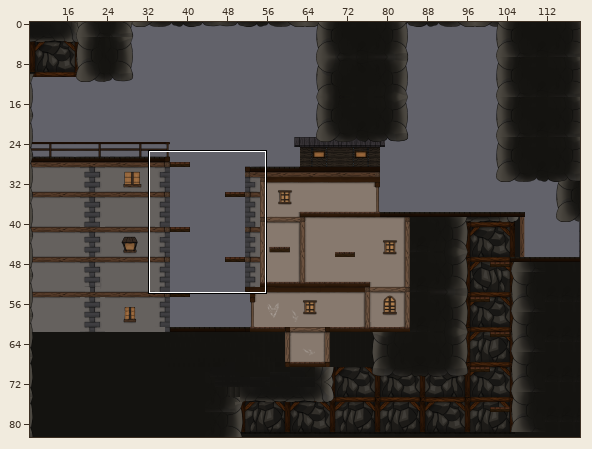
An edit to a level. Tiled map, assets/tiles/level_Part_3.tmx. The picture above shows the old version from afar; the outline marks the close-up.
Close-up. Old version:
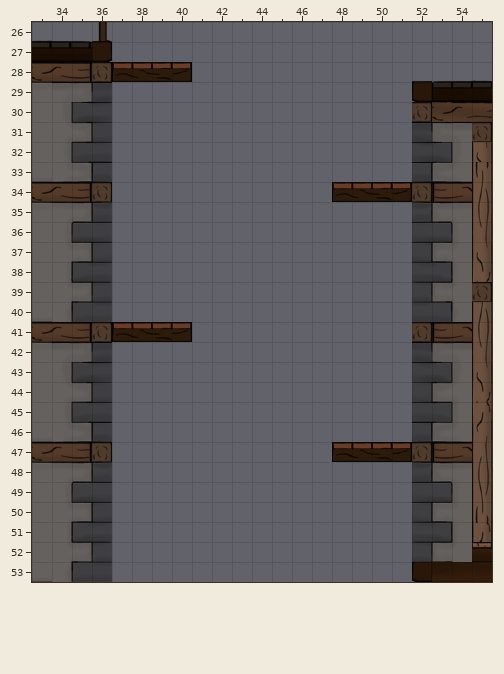
Cells are 32x32 px. Shown: x 33..55, y 26..53. The commit also changed other parts of the map, which this record leaves out.
The result:
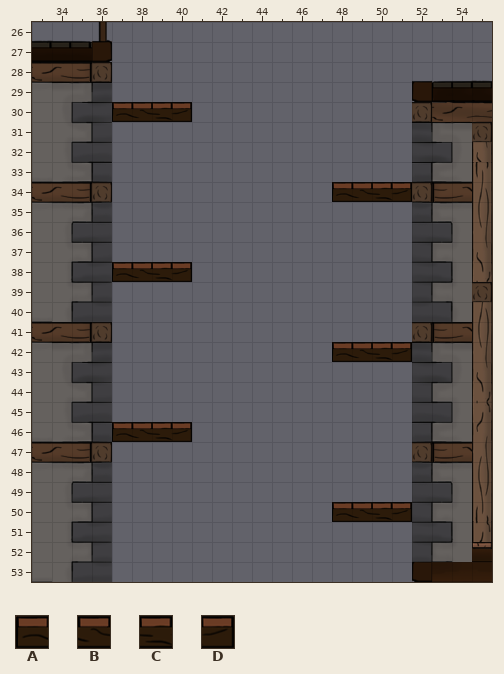
Key: from "Decors": A 420, B 421, C 422, D 423.
_ is an empty cell.
What changed:
Layer "Platforms":
y 28: x 37..40 ABCD -> ____
y 30: x 37..40 ____ -> ABCD
y 38: x 37..40 ____ -> ABCD
y 41: x 37..40 ABCD -> ____
y 42: x 48..51 ____ -> ABCD
y 46: x 37..40 ____ -> ABCD
y 47: x 48..51 ABCD -> ____
y 50: x 48..51 ____ -> ABCD
